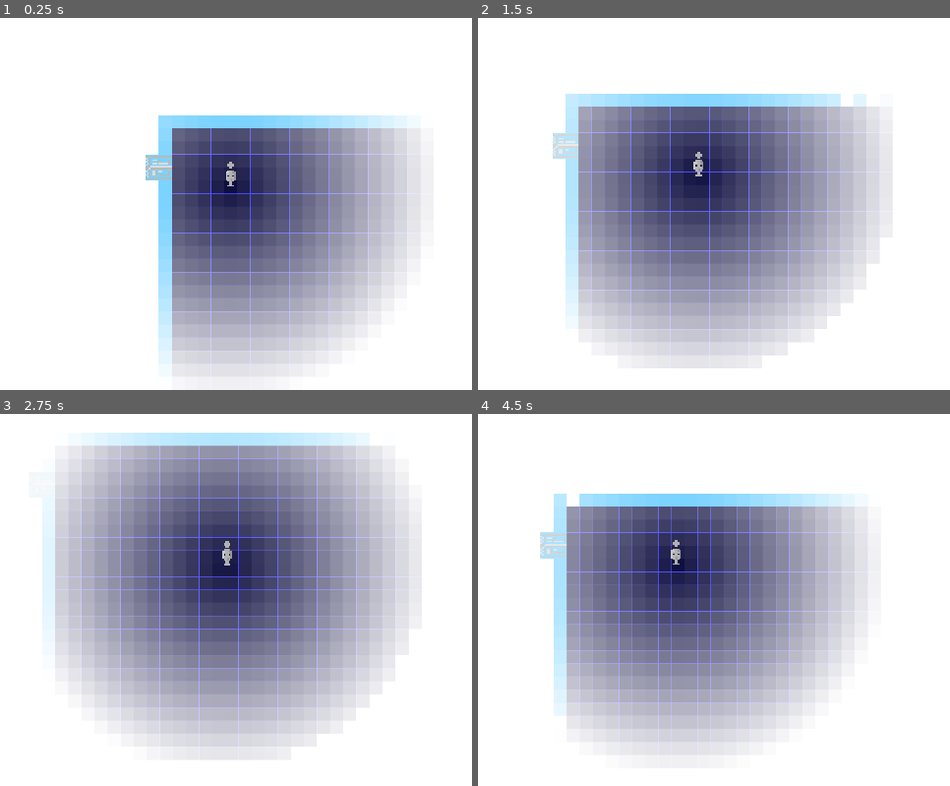
Above: before the commit, frames 1-4 (two rows, left to right).
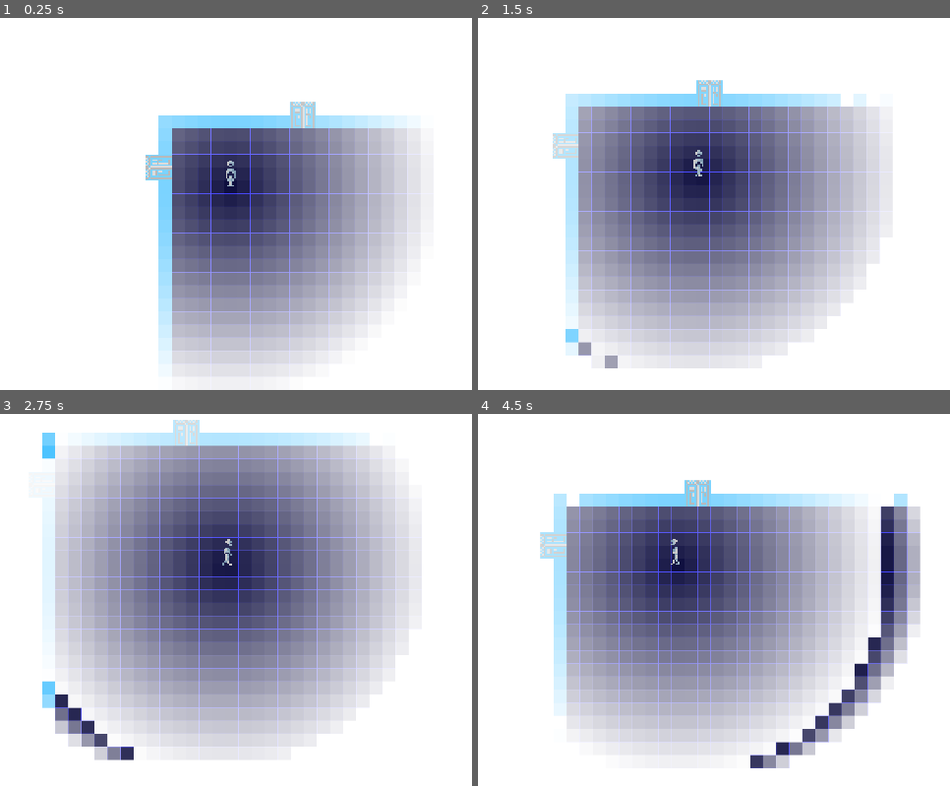
Above: after the commit, the same moments.

Repository: ObsidianBlk/NoSpace
Game: Godot game, scene res://World.tscn
Two runs of this game, one before a commit and one after it. Both use one fixed random seed, a clock stepped at 60 frames per second and the inputs below.
Inputs:
- Up to frame 1 (0.25 s): no input
- Up to frame 2 (1.5 s): hold D (move_right) 0.53-1.28 s; hold E (trigger) 0.53-1.28 s; hold S (move_down) from 1.28 s (still down); tap E (trigger) at 1.35 s
- Up to frame 3 (2.75 s): release S (move_down) at 2.03 s; hold D (move_right) from 2.03 s (still down); hold E (trigger) from 2.03 s (still down)
- Up to frame 4 (4.5 s): release D (move_right) at 2.78 s; release E (trigger) at 2.78 s; hold W (move_up) 2.78-3.53 s; tap E (trigger) at 2.85, 4.35 s; hold E (trigger) 3.53-4.28 s; hold A (move_left) from 3.53 s (still down)

The runs differ from the first frame. In frame 1, 0.4% of the frame differs, in the area x 47-67%, y 22-45%; in frame 2, 0.7%; in frame 3, 1.9%; in frame 4, 6.2%, in the area x 40-94%, y 17-96%.

Commit message:
Added new tile death effect in map and some player animation. Started work on a 'bad guy'.

Diff:
--- a/Objects/NEM/DoorTile.gd
+++ b/Objects/NEM/DoorTile.gd
@@ -1,5 +1,5 @@
 tool
-extends StaticBody2D
+extends "res://Scripts/Tile.gd"
 class_name DoorTile
 
 signal door_opened(dx, dy, ridx, didx)
--- a/Objects/NEM/DoorTile.tscn
+++ b/Objects/NEM/DoorTile.tscn
@@ -4,24 +4,25 @@
 [ext_resource path="res://Objects/NEM/DoorTile.gd" type="Script" id=2]
 [ext_resource path="res://Shaders/PalSwap4.shader" type="Shader" id=3]
 
-[sub_resource type="ShaderMaterial" id=1]
+[sub_resource type="ShaderMaterial" id=6]
 resource_local_to_scene = true
 shader = ExtResource( 3 )
 shader_param/pal_col_1 = Color( 0.6992, 0.6992, 0.6992, 1 )
 shader_param/pal_col_2 = Color( 0.6, 0.6, 0.6, 1 )
 shader_param/pal_col_3 = Color( 0.8, 0.8, 0.8, 1 )
 shader_param/pal_col_4 = Color( 0, 0, 0, 1 )
-shader_param/replace_col_1 = Color( 0.7, 0.7, 0.7, 1 )
+shader_param/replace_col_1 = Color( 0.6992, 0.6992, 0.6992, 1 )
 shader_param/replace_col_2 = Color( 0.6, 0.6, 0.6, 1 )
 shader_param/replace_col_3 = Color( 0.8, 0.8, 0.8, 1 )
 shader_param/replace_col_4 = Color( 0, 0, 0, 1 )
 shader_param/precision = 0.1
 shader_param/alpha = 1.0
 
-[sub_resource type="RectangleShape2D" id=2]
+[sub_resource type="RectangleShape2D" id=1]
 extents = Vector2( 32, 8 )
 
-[sub_resource type="Animation" id=3]
+[sub_resource type="Animation" id=5]
+resource_name = "close"
 length = 0.5
 tracks/0/type = "bezier"
 tracks/0/path = NodePath("Sprite:frame")
@@ -48,7 +49,8 @@
 } ]
 }
 
-[sub_resource type="Animation" id=4]
+[sub_resource type="Animation" id=2]
+resource_name = "idle"
 length = 0.1
 tracks/0/type = "value"
 tracks/0/path = NodePath("Sprite:frame")
@@ -63,7 +65,8 @@
 "values": [ 0 ]
 }
 
-[sub_resource type="Animation" id=5]
+[sub_resource type="Animation" id=3]
+resource_name = "open"
 length = 0.5
 tracks/0/type = "bezier"
 tracks/0/path = NodePath("Sprite:frame")
@@ -90,40 +93,36 @@
 } ]
 }
 
-[sub_resource type="RectangleShape2D" id=6]
+[sub_resource type="RectangleShape2D" id=4]
 extents = Vector2( 32, 32 )
 
 [node name="DoorTile" type="StaticBody2D"]
 script = ExtResource( 2 )
-facing = 3
 
 [node name="Sprite" type="Sprite" parent="."]
-material = SubResource( 1 )
-position = Vector2( -16, -16 )
-rotation = 4.71239
+material = SubResource( 6 )
+position = Vector2( 16, -16 )
 scale = Vector2( 4, 4 )
 texture = ExtResource( 1 )
 hframes = 8
-frame = 6
 
 [node name="CollisionShape2D" type="CollisionShape2D" parent="."]
-position = Vector2( 8, -16 )
-rotation = 4.71239
-shape = SubResource( 2 )
+position = Vector2( 16, 8 )
+shape = SubResource( 1 )
 
 [node name="Anim" type="AnimationPlayer" parent="."]
 autoplay = "idle"
-anims/close = SubResource( 3 )
-anims/idle = SubResource( 4 )
-anims/open = SubResource( 5 )
+anims/close = SubResource( 5 )
+anims/idle = SubResource( 2 )
+anims/open = SubResource( 3 )
 
 [node name="ActArea" type="Area2D" parent="."]
-position = Vector2( 8, -16 )
+position = Vector2( 16, 8 )
 collision_layer = 0
 collision_mask = 32
 
 [node name="CollisionShape2D" type="CollisionShape2D" parent="ActArea"]
-shape = SubResource( 6 )
+shape = SubResource( 4 )
 
 [connection signal="tree_entered" from="." to="." method="_on_tree_entered"]
 [connection signal="animation_finished" from="Anim" to="." method="_on_anim_finished"]
--- a/Objects/NEM/NEM.gd
+++ b/Objects/NEM/NEM.gd
@@ -61,8 +61,9 @@
 		if living_tiles[key].tile is DoorTile:
 			living_tiles[key].tile.disconnect("door_opened", self, "_on_door_opened")
 			living_tiles[key].tile.disconnect("door_closed", self, "_on_door_closed")
-		floors_node.remove_child(living_tiles[key].tile)
-		living_tiles[key].tile.queue_free()
+		living_tiles[key].tile.kill()
+		#floors_node.remove_child(living_tiles[key].tile)
+		#living_tiles[key].tile.queue_free()
 		living_tiles.erase(key)
 
 
@@ -82,25 +83,25 @@
 				#if tiles[idx][1] == TILE_TYPE.NONE and tb[idx][1] != TILE_TYPE.NONE:
 				#	tiles[idx] = tb[idx]
 				#elif opened_door_info != null:
-				var doffs = Vector2(
-					(opened_door_info.x * tile_size) - living_regions[0].offset.x,
-					(opened_door_info.y * tile_size) - living_regions[0].offset.y
-				)
-				var swap = false
-				match(opened_door_info.facing):
-					DoorTile.FACING.UP:
-						swap = player_node.position.y < doffs.y
-					DoorTile.FACING.DOWN:
-						swap = player_node.position.y > doffs.y
-					DoorTile.FACING.LEFT:
-						swap = player_node.position.x < doffs.x
-					DoorTile.FACING.RIGHT:
-						swap = player_node.position.x > doffs.x
-
-				if swap:
-					var t = tiles
-					tiles = tb
-					tb = t
+				#var doffs = Vector2(
+				#	(opened_door_info.x * tile_size) - living_regions[0].offset.x,
+				#	(opened_door_info.y * tile_size) - living_regions[0].offset.y
+				#)
+				#var swap = false
+				#match(opened_door_info.facing):
+				#	DoorTile.FACING.UP:
+				#		swap = player_node.position.y < doffs.y
+				#	DoorTile.FACING.DOWN:
+				#		swap = player_node.position.y > doffs.y
+				#	DoorTile.FACING.LEFT:
+				#		swap = player_node.position.x < doffs.x
+				#	DoorTile.FACING.RIGHT:
+				#		swap = player_node.position.x > doffs.x
+
+				#if swap:
+				#	var t = tiles
+				#	tiles = tb
+				#	tb = t
 
 				if tiles[idx][1] == TILE_TYPE.NONE and tb[idx][1] != TILE_TYPE.NONE:
 					tiles[idx] = tb[idx]
@@ -120,16 +121,16 @@
 			var tidx = tiles[idx][3]
 			var key = String(int(tpos.x)) + "x" + String(int(tpos.y))
 
-			var allow = true
-			if (key in living_tiles):
-				if opened_door_info == null:
-					allow = false
-				elif living_tiles[key].tile is DoorTile:
-					allow = false
-				else:
-					if living_tiles[key].ridx == ridx or opened_door_info.regdom != ridx:
-						allow = false
-			if allow and is_position_visible(tpos) and ttype != TILE_TYPE.NONE:
+			#var allow = true
+			#if (key in living_tiles):
+			#	if opened_door_info == null:
+			#		allow = false
+			#	elif living_tiles[key].tile is DoorTile:
+			#		allow = false
+			#	else:
+			#		if living_tiles[key].ridx == ridx or opened_door_info.regdom != ridx:
+			#			allow = false
+			if not (key in living_tiles) and is_position_visible(tpos) and ttype != TILE_TYPE.NONE:
 				var tn = null
 
 				if ttype == TILE_TYPE.DOOR:
@@ -403,7 +404,7 @@
 					})
 					reg.tiles[idx] = TILE_TYPE.DOOR
 					if facing == DoorTile.FACING.UP or facing == DoorTile.FACING.DOWN:
-						reg.tiles[idx_l] = TILE_TYPE.NONE
+						reg.tiles[idx_r] = TILE_TYPE.NONE
 					elif facing == DoorTile.FACING.LEFT or facing == DoorTile.FACING.RIGHT:
 						reg.tiles[idx_u] = TILE_TYPE.NONE
 
--- a/Objects/NEM/NEM.tscn
+++ b/Objects/NEM/NEM.tscn
@@ -9,6 +9,3 @@
 
 [node name="Ents" type="YSort" parent="."]
 position = Vector2( 0, -1 )
-
-[node name="Viz_cast" type="RayCast2D" parent="."]
-enabled = true
--- a/Objects/NEM/PulseTile.gd
+++ b/Objects/NEM/PulseTile.gd
@@ -1,5 +1,5 @@
 tool
-extends StaticBody2D
+extends "res://Scripts/Tile.gd"
 class_name PulseTile
 
 export var color : Color = Color(1.0, 1.0, 1.0, 1.0)	setget _set_color
@@ -11,6 +11,7 @@
 export var collision_enabled : bool = false				setget _set_collision_enabled
 
 var ready = false
+var dying = -1
 
 onready var sparams = $Sprite.get_material()
 onready var colshape_node = $CollisionShape2D
@@ -58,6 +59,7 @@
 
 func _ready() -> void:
 	ready = true
+	set_process(false)
 	_set_color(color)
 	_set_base_intensity(base_intensity)
 	_set_overall_intensity(overall_intensity)
@@ -66,6 +68,17 @@
 	_set_rim_fade(rim_fade)
 	_set_collision_enabled(collision_enabled)
 
+func _process(delta : float) -> void:
+	dying -= delta * 2
+	if dying < 0.0:
+		set_process(false)
+		.kill()
+	else:
+		self.alpha = dying
+
+func kill() -> void:
+	dying = 1.0
+	set_process(true)
 
 func get_corners() -> Array:
 	var corners = []
--- a/Objects/Player/Player.gd
+++ b/Objects/Player/Player.gd
@@ -18,8 +18,11 @@
 
 var triggered = false
 
+var facing = DIRECTION.DOWN
+
 onready var vizcast_node = $Vizcast
-onready var vizcast2_node = $Vizcast2
+onready var sprite = $Sprite
+onready var anim = $Anim
 
 func _set_sight(s : int) -> void:
 	if s > 0:
@@ -96,6 +99,17 @@
 					return true
 	return false
 
+func play_animation(anim_name : String) -> void:
+	if anim:
+		anim.stop()
+		anim.play(anim_name)
+
+func flip_sprite(f : bool = true) -> void:
+	sprite.flip_h = f
+
+func get_facing() -> int:
+	return facing
+
 func trigger(e : bool = true) -> void:
 	if triggered != e:
 		triggered = e
@@ -121,3 +135,14 @@
 			velocity = Vector2.ZERO
 
 	velocity = move_and_slide(velocity)
+	if velocity.length() > 0.5:
+		if abs(velocity.x) > abs(velocity.y):
+			if velocity.x < 0:
+				facing = DIRECTION.LEFT
+			else:
+				facing = DIRECTION.RIGHT
+		else:
+			if velocity.y < 0:
+				facing = DIRECTION.UP
+			else:
+				facing = DIRECTION.DOWN
--- a/Objects/Player/Player.tscn
+++ b/Objects/Player/Player.tscn
@@ -24,6 +24,105 @@
 shader_param/precision = 0.1
 shader_param/alpha = 1.0
 
+[sub_resource type="Animation" id=4]
+resource_name = "idle_down"
+length = 0.1
+tracks/0/type = "value"
+tracks/0/path = NodePath("Sprite:frame")
+tracks/0/interp = 1
+tracks/0/loop_wrap = true
+tracks/0/imported = false
+tracks/0/enabled = true
+tracks/0/keys = {
+"times": PoolRealArray( 0 ),
+"transitions": PoolRealArray( 1 ),
+"update": 1,
+"values": [ 0 ]
+}
+
+[sub_resource type="Animation" id=5]
+resource_name = "idle_side"
+length = 0.1
+tracks/0/type = "value"
+tracks/0/path = NodePath("Sprite:frame")
+tracks/0/interp = 1
+tracks/0/loop_wrap = true
+tracks/0/imported = false
+tracks/0/enabled = true
+tracks/0/keys = {
+"times": PoolRealArray( 0 ),
+"transitions": PoolRealArray( 1 ),
+"update": 1,
+"values": [ 2 ]
+}
+
+[sub_resource type="Animation" id=3]
+resource_name = "idle_up"
+length = 0.1
+tracks/0/type = "value"
+tracks/0/path = NodePath("Sprite:frame")
+tracks/0/interp = 1
+tracks/0/loop_wrap = true
+tracks/0/imported = false
+tracks/0/enabled = true
+tracks/0/keys = {
+"times": PoolRealArray( 0 ),
+"transitions": PoolRealArray( 1 ),
+"update": 1,
+"values": [ 1 ]
+}
+
+[sub_resource type="Animation" id=7]
+resource_name = "run_down"
+length = 0.5
+loop = true
+tracks/0/type = "value"
+tracks/0/path = NodePath("Sprite:frame")
+tracks/0/interp = 1
+tracks/0/loop_wrap = true
+tracks/0/imported = false
+tracks/0/enabled = true
+tracks/0/keys = {
+"times": PoolRealArray( 0, 0.1, 0.2, 0.3, 0.4 ),
+"transitions": PoolRealArray( 1, 1, 1, 1, 1 ),
+"update": 1,
+"values": [ 3, 4, 5, 6, 7 ]
+}
+
+[sub_resource type="Animation" id=8]
+resource_name = "run_side"
+length = 0.5
+loop = true
+tracks/0/type = "value"
+tracks/0/path = NodePath("Sprite:frame")
+tracks/0/interp = 1
+tracks/0/loop_wrap = true
+tracks/0/imported = false
+tracks/0/enabled = true
+tracks/0/keys = {
+"times": PoolRealArray( 0, 0.1, 0.2, 0.3, 0.4 ),
+"transitions": PoolRealArray( 1, 1, 1, 1, 1 ),
+"update": 1,
+"values": [ 13, 14, 15, 16, 17 ]
+}
+
+[sub_resource type="Animation" id=6]
+resource_name = "run_up"
+length = 0.5
+loop = true
+tracks/0/type = "value"
+tracks/0/path = NodePath("Sprite:frame")
+tracks/0/interp = 1
+tracks/0/loop_wrap = true
+tracks/0/imported = false
+tracks/0/enabled = true
+tracks/0/keys = {
+"times": PoolRealArray( 0, 0.1, 0.2, 0.3, 0.4 ),
+"transitions": PoolRealArray( 1, 1, 1, 1, 1 ),
+"update": 1,
+"values": [ 8, 9, 10, 11, 12 ]
+}
+
 [node name="Player" type="KinematicBody2D"]
 collision_layer = 32
 collision_mask = 3
@@ -48,10 +147,17 @@
 position = Vector2( 0, -40 )
 scale = Vector2( 4, 4 )
 texture = ExtResource( 1 )
+hframes = 18
+frame = 4
 
 [node name="Vizcast" type="RayCast2D" parent="."]
 enabled = true
 
-[node name="Vizcast2" type="RayCast2D" parent="."]
-position = Vector2( 0, -48 )
-enabled = true
+[node name="Anim" type="AnimationPlayer" parent="."]
+autoplay = "idle_down"
+anims/idle_down = SubResource( 4 )
+anims/idle_side = SubResource( 5 )
+anims/idle_up = SubResource( 3 )
+anims/run_down = SubResource( 7 )
+anims/run_side = SubResource( 8 )
+anims/run_up = SubResource( 6 )
--- a/Objects/Player/States/Idle.gd
+++ b/Objects/Player/States/Idle.gd
@@ -1,14 +1,14 @@
 extends "res://Objects/Player/States/state.gd"
 
-
-func _ready():
-	pass # Replace with function body.
+var reset = true
 
 func enter() -> void:
+	print("In Idle")
 	host.move(Player.DIRECTION.UP, 0.0)
 	host.move(Player.DIRECTION.DOWN, 0.0)
 	host.move(Player.DIRECTION.LEFT, 0.0)
 	host.move(Player.DIRECTION.RIGHT, 0.0)
+	reset = true
 
 func resume() -> void:
 	paused = false
@@ -35,3 +35,20 @@
 	if host.is_moving():
 		emit_signal("finished", "Moving")
 	host.update_movement(_delta)
+	if reset:
+		reset = false
+		_update_animation()
+
+func _update_animation():
+	var facing = host.get_facing()
+	match(facing):
+		Player.DIRECTION.UP:
+			host.play_animation("idle_up")
+		Player.DIRECTION.DOWN:
+			host.play_animation("idle_down")
+		Player.DIRECTION.LEFT:
+			host.flip_sprite()
+			host.play_animation("idle_side")
+		Player.DIRECTION.RIGHT:
+			host.flip_sprite(false)
+			host.play_animation("idle_side")
--- a/Objects/Player/States/Moving.gd
+++ b/Objects/Player/States/Moving.gd
@@ -1,11 +1,13 @@
 extends "res://Objects/Player/States/state.gd"
 
+
+var anim = null
 
 func _ready():
 	pass # Replace with function body.
 
 func enter() -> void:
-	pass
+	anim = host.get_node("Anim")
 
 func resume() -> void:
 	paused = false
@@ -24,3 +26,21 @@
 	host.update_movement(_delta)
 	if not host.is_moving():
 		emit_signal("finished", "Idle")
+	_update_animation()
+
+func _update_animation():
+	if not anim:
+		return
+
+	var facing = host.get_facing()
+	match(facing):
+		Player.DIRECTION.UP:
+			anim.play("run_up")
+		Player.DIRECTION.DOWN:
+			anim.play("run_down")
+		Player.DIRECTION.LEFT:
+			host.flip_sprite()
+			anim.play("run_side")
+		Player.DIRECTION.RIGHT:
+			host.flip_sprite(false)
+			anim.play("run_side")
--- /dev/null
+++ b/Objects/Smoker/Smoker.tscn
@@ -0,0 +1,149 @@
+[gd_scene load_steps=8 format=2]
+
+[ext_resource path="res://Assets/Graphics/tenticle.png" type="Texture" id=1]
+[ext_resource path="res://Shaders/PalSwap4.shader" type="Shader" id=2]
+[ext_resource path="res://Assets/Graphics/smoke.png" type="Texture" id=3]
+
+[sub_resource type="ShaderMaterial" id=1]
+resource_local_to_scene = true
+shader = ExtResource( 2 )
+shader_param/pal_col_1 = Color( 0.6992, 0.6992, 0.6992, 1 )
+shader_param/pal_col_2 = Color( 0.6, 0.6, 0.6, 1 )
+shader_param/pal_col_3 = Color( 0.8, 0.8, 0.8, 1 )
+shader_param/pal_col_4 = Color( 0, 0, 0, 1 )
+shader_param/replace_col_1 = Color( 0.152941, 0.152941, 0.152941, 1 )
+shader_param/replace_col_2 = Color( 0.054902, 0.054902, 0.054902, 1 )
+shader_param/replace_col_3 = Color( 0.239216, 0.239216, 0.239216, 1 )
+shader_param/replace_col_4 = Color( 0, 0, 0, 1 )
+shader_param/precision = 0.1
+shader_param/alpha = 1.0
+
+[sub_resource type="ShaderMaterial" id=2]
+resource_local_to_scene = true
+shader = ExtResource( 2 )
+shader_param/pal_col_1 = Color( 0.6992, 0.6992, 0.6992, 1 )
+shader_param/pal_col_2 = Color( 0.6, 0.6, 0.6, 1 )
+shader_param/pal_col_3 = Color( 0.8, 0.8, 0.8, 1 )
+shader_param/pal_col_4 = Color( 0, 0, 0, 1 )
+shader_param/replace_col_1 = Color( 0.152941, 0.152941, 0.152941, 1 )
+shader_param/replace_col_2 = Color( 0.054902, 0.054902, 0.054902, 1 )
+shader_param/replace_col_3 = Color( 0.239216, 0.239216, 0.239216, 1 )
+shader_param/replace_col_4 = Color( 0, 0, 0, 1 )
+shader_param/precision = 0.1
+shader_param/alpha = 1.0
+
+[sub_resource type="ParticlesMaterial" id=3]
+emission_shape = 1
+emission_sphere_radius = 30.0
+flag_disable_z = true
+gravity = Vector3( 0, 0, 0 )
+initial_velocity = 1.0
+orbit_velocity = 0.0
+orbit_velocity_random = 0.0
+radial_accel = 5.0
+radial_accel_random = 0.59
+scale_random = 0.45
+color = Color( 0.129412, 0.129412, 0.129412, 0.47451 )
+
+[sub_resource type="CircleShape2D" id=4]
+
+[node name="Smoker" type="KinematicBody2D"]
+
+[node name="Body" type="Node2D" parent="."]
+
+[node name="LTenticle" type="Polygon2D" parent="Body"]
+material = SubResource( 1 )
+position = Vector2( -32, -64 )
+scale = Vector2( 4, 4 )
+texture = ExtResource( 1 )
+skeleton = NodePath("../Skeleton2D")
+polygon = PoolVector2Array( 4.375, -0.25, 1.9375, 3.1875, 0.125, 7.5625, -0.875, 13, 1.25, 16.375, 4.4375, 16.8125, 8.25, 16.0625, 9.3125, 13, 7.625, 6.375, 6.25, 2.375, 4.1875, 2.6875, 3.9375, 7.125, 4.4375, 12.375, 4.1875, 15.1875 )
+uv = PoolVector2Array( 4.375, -0.25, 1.9375, 3.1875, 0.125, 7.5625, -0.875, 13, 1.25, 16.375, 4.4375, 16.8125, 8.25, 16.0625, 9.3125, 13, 7.625, 6.375, 6.25, 2.375, 4.1875, 2.6875, 3.9375, 7.125, 4.4375, 12.375, 4.1875, 15.1875 )
+polygons = [ PoolIntArray( 0, 10, 1 ), PoolIntArray( 0, 9, 10 ), PoolIntArray( 9, 8, 11, 10 ), PoolIntArray( 8, 7, 12, 11 ), PoolIntArray( 7, 6, 13, 12 ), PoolIntArray( 6, 5, 13 ), PoolIntArray( 13, 5, 4 ), PoolIntArray( 13, 4, 3, 12 ), PoolIntArray( 12, 3, 2, 11 ), PoolIntArray( 1, 2, 11, 10 ) ]
+bones = [ NodePath("Base"), PoolRealArray( 0, 0, 0, 0, 0, 0, 0, 0, 0, 0, 0, 0, 0, 0 ), NodePath("Base/RT_Top"), PoolRealArray( 0, 0, 0, 0, 0, 0, 0, 0, 0, 0, 0, 0, 0, 0 ), NodePath("Base/RT_Top/RT_TopMid"), PoolRealArray( 0, 0, 0, 0, 0, 0, 0, 0, 0, 0, 0, 0, 0, 0 ), NodePath("Base/RT_Top/RT_TopMid/RT_LowerMid"), PoolRealArray( 0, 0, 0, 0, 0, 0, 0, 0, 0, 0, 0, 0, 0, 0 ), NodePath("Base/RT_Top/RT_TopMid/RT_LowerMid/RT_Lower"), PoolRealArray( 0, 0, 0, 0, 0, 0, 0, 0, 0, 0, 0, 0, 0, 0 ), NodePath("Base/LT_Top"), PoolRealArray( 0, 0, 0, 0.5, 1, 1, 1, 0.5, 0, 0, 0, 0, 0.5, 1 ), NodePath("Base/LT_Top/LT_TopMid"), PoolRealArray( 0, 0, 1, 0.5, 0, 0, 0, 0.5, 1, 0, 0, 1, 0.5, 0 ), NodePath("Base/LT_Top/LT_TopMid/LT_LowerMid"), PoolRealArray( 0.5, 1, 0, 0, 0, 0, 0, 0, 0, 1, 1, 0, 0, 0 ), NodePath("Base/LT_Top/LT_TopMid/LT_LowerMid/LT_Lower"), PoolRealArray( 1, 0.5, 0, 0, 0, 0, 0, 0, 0, 0.5, 0.5, 0, 0, 0 ) ]
+internal_vertex_count = 4
+
+[node name="RTenticle" type="Polygon2D" parent="Body"]
+material = SubResource( 2 )
+position = Vector2( 0, -64 )
+scale = Vector2( 4, 4 )
+texture = ExtResource( 1 )
+skeleton = NodePath("../Skeleton2D")
+polygon = PoolVector2Array( 4.3125, -0.125, 2, 4.3125, 0.375, 8.25, -0.5, 13.625, 1.625, 16.25, 4.3125, 16.9375, 7.5, 16.1875, 8.375, 13.875, 7.6875, 7.875, 6.375, 3.9375, 4.1875, 3.75, 4.0625, 8, 4.1875, 13.5625, 4.1875, 15.5625 )
+uv = PoolVector2Array( 4.3125, -0.125, 2, 4.3125, 0.375, 8.25, -0.5, 13.625, 1.625, 16.25, 4.3125, 16.9375, 7.5, 16.1875, 8.375, 13.875, 7.6875, 7.875, 6.375, 3.9375, 4.1875, 3.75, 4.0625, 8, 4.1875, 13.5625, 4.1875, 15.5625 )
+polygons = [ PoolIntArray( 0, 1, 10 ), PoolIntArray( 0, 9, 10 ), PoolIntArray( 9, 8, 11, 10 ), PoolIntArray( 10, 1, 2, 11 ), PoolIntArray( 8, 7, 12, 11 ), PoolIntArray( 11, 2, 3, 12 ), PoolIntArray( 12, 13, 6, 7 ), PoolIntArray( 12, 3, 4, 13 ), PoolIntArray( 13, 4, 5, 6 ) ]
+bones = [ NodePath("Base"), PoolRealArray( 0, 0, 0, 0, 0, 0, 0, 0, 0, 0, 0, 0, 0, 0 ), NodePath("Base/RT_Top"), PoolRealArray( 0, 0, 0, 0.5, 1, 1, 1, 0.5, 0, 0, 0, 0, 0.5, 1 ), NodePath("Base/RT_Top/RT_TopMid"), PoolRealArray( 0, 0, 1, 0.5, 0, 0, 0, 0.5, 1, 0, 0, 1, 0.5, 0 ), NodePath("Base/RT_Top/RT_TopMid/RT_LowerMid"), PoolRealArray( 0.5, 1, 0.5, 0, 0, 0, 0, 0, 0.5, 1, 1, 0.5, 0, 0 ), NodePath("Base/RT_Top/RT_TopMid/RT_LowerMid/RT_Lower"), PoolRealArray( 1, 0, 0, 0, 0, 0, 0, 0, 0, 0, 0, 0, 0, 0 ) ]
+internal_vertex_count = 4
+
+[node name="Skeleton2D" type="Skeleton2D" parent="Body"]
+
+[node name="Base" type="Bone2D" parent="Body/Skeleton2D"]
+rest = Transform2D( 1, 0, 0, 1, 0, 0 )
+
+[node name="RT_Top" type="Bone2D" parent="Body/Skeleton2D/Base"]
+position = Vector2( 16.1873, 0 )
+rest = Transform2D( 1, 0, 0, 1, 16.1873, 0 )
+__meta__ = {
+"_edit_bone_": true,
+"_edit_ik_": true
+}
+
+[node name="RT_TopMid" type="Bone2D" parent="Body/Skeleton2D/Base/RT_Top"]
+position = Vector2( -0.21022, -15.7668 )
+rest = Transform2D( 1, 0, 0, 1, -0.21022, -15.7668 )
+__meta__ = {
+"_edit_bone_": true
+}
+
+[node name="RT_LowerMid" type="Bone2D" parent="Body/Skeleton2D/Base/RT_Top/RT_TopMid"]
+position = Vector2( -0.420456, -21.0224 )
+rest = Transform2D( 1, 0, 0, 1, -0.420456, -21.0224 )
+__meta__ = {
+"_edit_bone_": true
+}
+
+[node name="RT_Lower" type="Bone2D" parent="Body/Skeleton2D/Base/RT_Top/RT_TopMid/RT_LowerMid"]
+position = Vector2( 0, -29.2211 )
+rest = Transform2D( 1, 0, 0, 1, 0, -29.2211 )
+__meta__ = {
+"_edit_bone_": true
+}
+
+[node name="LT_Top" type="Bone2D" parent="Body/Skeleton2D/Base"]
+position = Vector2( -15.75, -1.25 )
+rest = Transform2D( 1, 0, 0, 1, -15.75, -1.25 )
+__meta__ = {
+"_edit_bone_": true,
+"_edit_ik_": true
+}
+
+[node name="LT_TopMid" type="Bone2D" parent="Body/Skeleton2D/Base/LT_Top"]
+position = Vector2( 0, -14.25 )
+rest = Transform2D( 1, 0, 0, 1, 0, -14.25 )
+__meta__ = {
+"_edit_bone_": true
+}
+
+[node name="LT_LowerMid" type="Bone2D" parent="Body/Skeleton2D/Base/LT_Top/LT_TopMid"]
+position = Vector2( 0, -20.25 )
+rest = Transform2D( 1, 0, 0, 1, 0, -20.25 )
+__meta__ = {
+"_edit_bone_": true
+}
+
+[node name="LT_Lower" type="Bone2D" parent="Body/Skeleton2D/Base/LT_Top/LT_TopMid/LT_LowerMid"]
+position = Vector2( 0.75, -30.25 )
+rest = Transform2D( 1, 0, 0, 1, 0.75, -30.25 )
+__meta__ = {
+"_edit_bone_": true
+}
+
+[node name="Particles2D" type="Particles2D" parent="Body"]
+amount = 50
+process_material = SubResource( 3 )
+texture = ExtResource( 3 )
+
+[node name="CollisionShape2D" type="CollisionShape2D" parent="."]
+shape = SubResource( 4 )
+
+[node name="AnimationPlayer" type="AnimationPlayer" parent="."]
--- /dev/null
+++ b/Objects/Spectre/Spectre.tscn
@@ -0,0 +1,44 @@
+[gd_scene load_steps=6 format=2]
+
+[ext_resource path="res://Assets/Graphics/Character.png" type="Texture" id=1]
+[ext_resource path="res://Shaders/PalSwap4.shader" type="Shader" id=2]
+[ext_resource path="res://Assets/Graphics/smoke.png" type="Texture" id=3]
+
+[sub_resource type="ShaderMaterial" id=1]
+shader = ExtResource( 2 )
+shader_param/pal_col_1 = Color( 0.623529, 0.713726, 0.776471, 1 )
+shader_param/pal_col_2 = Color( 0.501961, 0.619608, 0.701961, 1 )
+shader_param/pal_col_3 = Color( 0.74902, 0.811765, 0.85098, 1 )
+shader_param/pal_col_4 = Color( 0, 0, 0, 1 )
+shader_param/replace_col_1 = Color( 0.254902, 0.254902, 0.254902, 1 )
+shader_param/replace_col_2 = Color( 0.160784, 0.160784, 0.160784, 1 )
+shader_param/replace_col_3 = Color( 0.364706, 0.364706, 0.364706, 1 )
+shader_param/replace_col_4 = Color( 0, 0, 0, 1 )
+shader_param/precision = 0.1
+shader_param/alpha = 1.0
+
+[sub_resource type="ParticlesMaterial" id=2]
+emission_shape = 1
+emission_sphere_radius = 1.0
+flag_disable_z = true
+gravity = Vector3( 0, 0, 0 )
+orbit_velocity = 0.0
+orbit_velocity_random = 0.0
+radial_accel = 32.0
+radial_accel_random = 0.41
+scale_random = 0.5
+color = Color( 0.266667, 0.266667, 0.266667, 0.541176 )
+
+[node name="Spectre" type="Node2D"]
+
+[node name="Sprite" type="Sprite" parent="."]
+material = SubResource( 1 )
+position = Vector2( 0, -40 )
+scale = Vector2( 4, 4 )
+texture = ExtResource( 1 )
+hframes = 18
+
+[node name="Particles2D" type="Particles2D" parent="."]
+amount = 30
+process_material = SubResource( 2 )
+texture = ExtResource( 3 )
--- /dev/null
+++ b/Scripts/Tile.gd
@@ -0,0 +1,8 @@
+extends StaticBody2D
+
+
+func kill() -> void:
+	var parent = get_parent()
+	if parent:
+		parent.remove_child(self)
+	queue_free()
--- a/World.gd
+++ b/World.gd
@@ -20,7 +20,20 @@
 			"y":4,
 			"to_ridx":1,
 			"to_didx":0
-		}],
+		},
+		{
+			"x": 10,
+			"y": 0,
+			"to_ridx": 2,
+			"to_didx": 1
+		},
+		{
+			"x": 10,
+			"y": 34,
+			"to_ridx": 1,
+			"to_didx": 0
+		}
+		],
 		Vector2(5, 5)
 	)
 
@@ -57,7 +70,14 @@
 			"y": 5,
 			"to_ridx": 1,
 			"to_didx": 1
-		}],
+		},
+		{
+			"x": 15,
+			"y": 19,
+			"to_ridx": 0,
+			"to_didx": 1
+		}
+		],
 		Vector2(5, 5)
 	)
 
Binary file changed: Assets/Graphics/Character.png
Binary file added: Assets/Graphics/smoke.aseprite
Binary file added: Assets/Graphics/smoke.png
Not shown, added: Assets/Graphics/smoke.png.import
Binary file added: Assets/Graphics/tenticle.png
Not shown, added: Assets/Graphics/tenticle.png.import
Not shown: 1 places in Objects/Player/Player.tscn that only renumber resources
